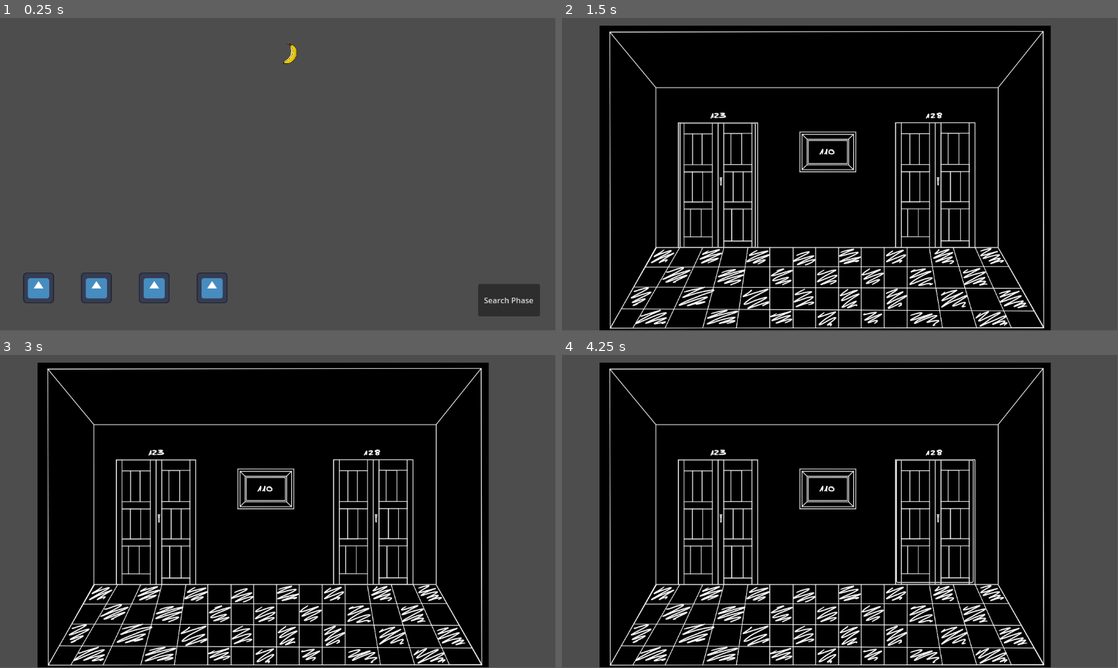
Above: before the commit, frames 1-4 (two rows, left to right).
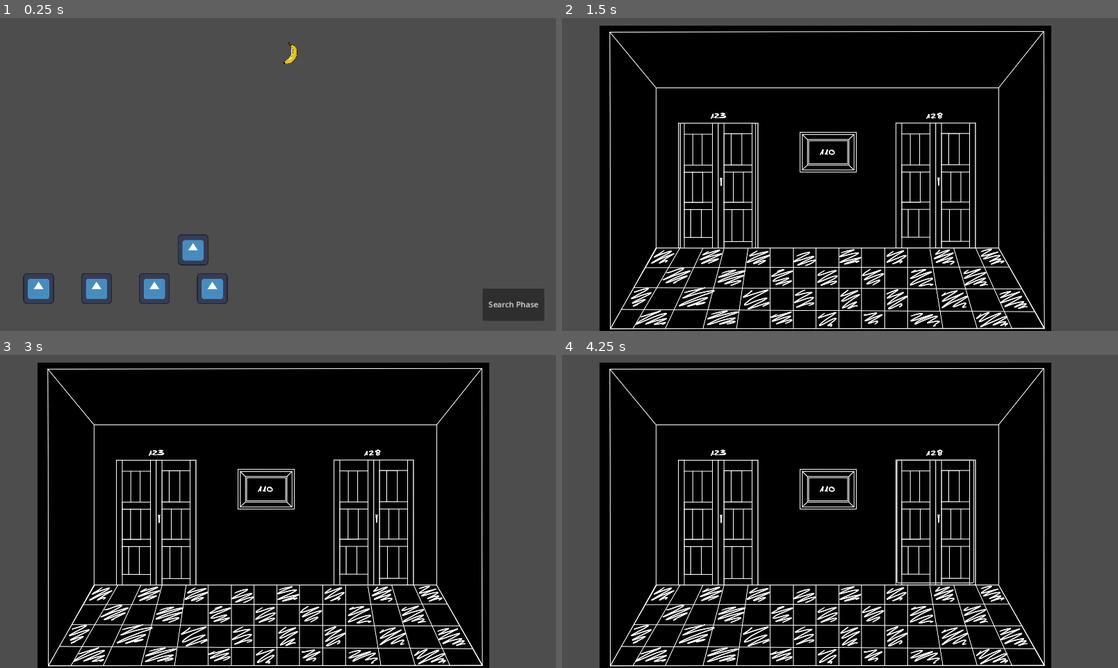
Above: after the commit, the same moments.

Repository: Combativ/AlgoDitTutorial
Game: Godot game, scene res://Assets/Tests/Joran/main.tscn
Same seed, same stepped clock (60 frames per second), same inputs: the game is played once before the commit and once after it. The engine's default icon, where the game draws it, is replaced by a stand-in: a white triangle on a blue panel in a dark square.
Inputs (mouse positions are in pixels of both pictures, inside the frame that each line leads up to):
- Up to frame 1 (0.25 s): no input
- Up to frame 2 (1.5 s): click "Search Phase" at 0.5 s; click (717, 183) at 1.25 s
- Up to frame 3 (3 s): click (266, 489) at 2 s; click "Search Phase" at 2.75 s
- Up to frame 4 (4.25 s): click (934, 520) at 3.5 s
The window is 799x449 before the commit and 800x450 after it. Grey fills any space a smaller window leaves; there, only what the larger window draws over its background counts as a difference.

The runs differ from the first frame. In frame 1, 1.3% of the frame differs, in the area x 4-98%, y 7-97%; in frame 2, 12%; in frame 3, 12%; in frame 4, 12%, in the area x 0-100%, y 0-100%.

Commit message:
Minor changes to how the UI works
Changed window settings of the project to scale properly. Added a custom theme for later.

Diff:
--- a/Assets/Tests/Joran/build_phase.tscn
+++ b/Assets/Tests/Joran/build_phase.tscn
@@ -22,6 +22,9 @@
 
 [node name="Snapper4" parent="SnapperContainer" instance=ExtResource("1_c5y05")]
 position = Vector2(320, 480)
+
+[node name="Snapper5" parent="SnapperContainer" instance=ExtResource("1_c5y05")]
+position = Vector2(400, 480)
 
 [node name="Tree" type="Node2D" parent="."]
 
@@ -87,19 +90,21 @@
 [node name="Slot4" parent="Inventory/SnapTargetContainer" instance=ExtResource("4_nu10e")]
 position = Vector2(440, 560)
 
-[node name="Control" type="Control" parent="."]
-layout_mode = 3
-anchors_preset = 0
-offset_right = 40.0
-offset_bottom = 40.0
+[node name="UICanvasLayer" type="CanvasLayer" parent="."]
 
-[node name="Button" type="Button" parent="Control"]
-layout_mode = 0
-offset_left = 992.0
-offset_top = 552.0
-offset_right = 1120.0
-offset_bottom = 619.0
+[node name="Button" type="Button" parent="UICanvasLayer"]
+anchors_preset = 3
+anchor_left = 1.0
+anchor_top = 1.0
+anchor_right = 1.0
+anchor_bottom = 1.0
+offset_left = -152.0
+offset_top = -88.0
+offset_right = -24.0
+offset_bottom = -21.0
+grow_horizontal = 0
+grow_vertical = 0
 text = "Search Phase
 "
 
-[connection signal="pressed" from="Control/Button" to="." method="_on_button_pressed"]
+[connection signal="pressed" from="UICanvasLayer/Button" to="." method="_on_button_pressed"]
--- /dev/null
+++ b/Assets/Tests/Joran/custom_theme.tres
@@ -0,0 +1,3 @@
+[gd_resource type="Theme" format=3 uid="uid://big8qmtia1gn1"]
+
+[resource]
--- a/project.godot
+++ b/project.godot
@@ -22,4 +22,5 @@
 
 [display]
 
-window/size/resizable=false
+window/stretch/mode="canvas_items"
+window/stretch/aspect="expand"
